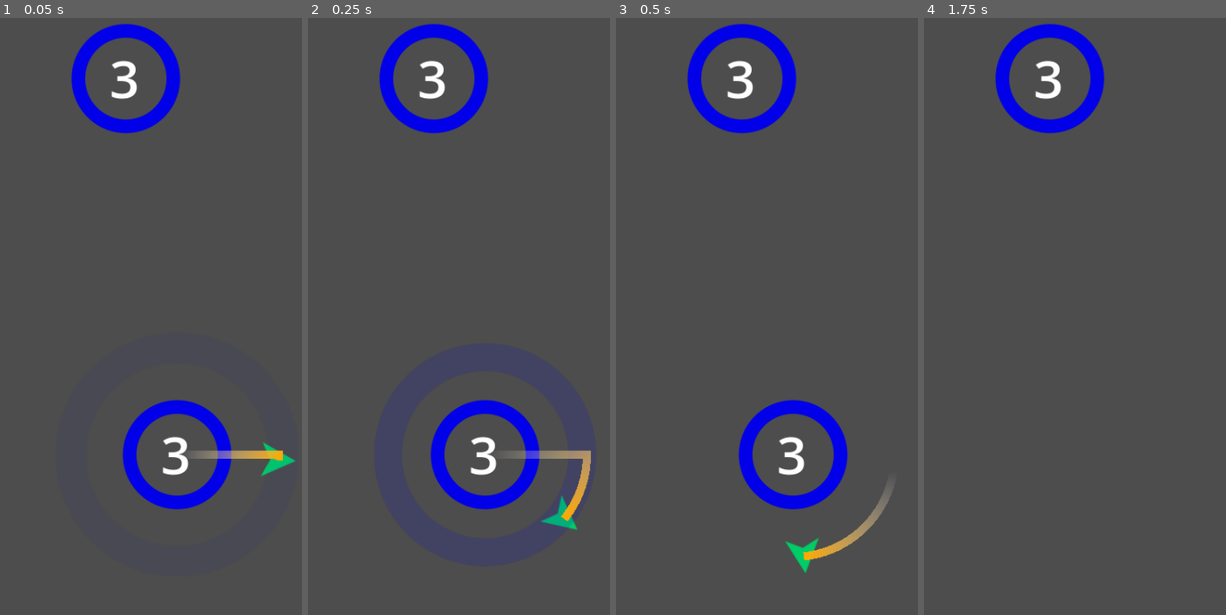
Above: before the commit, frames 1-4 (left to right).
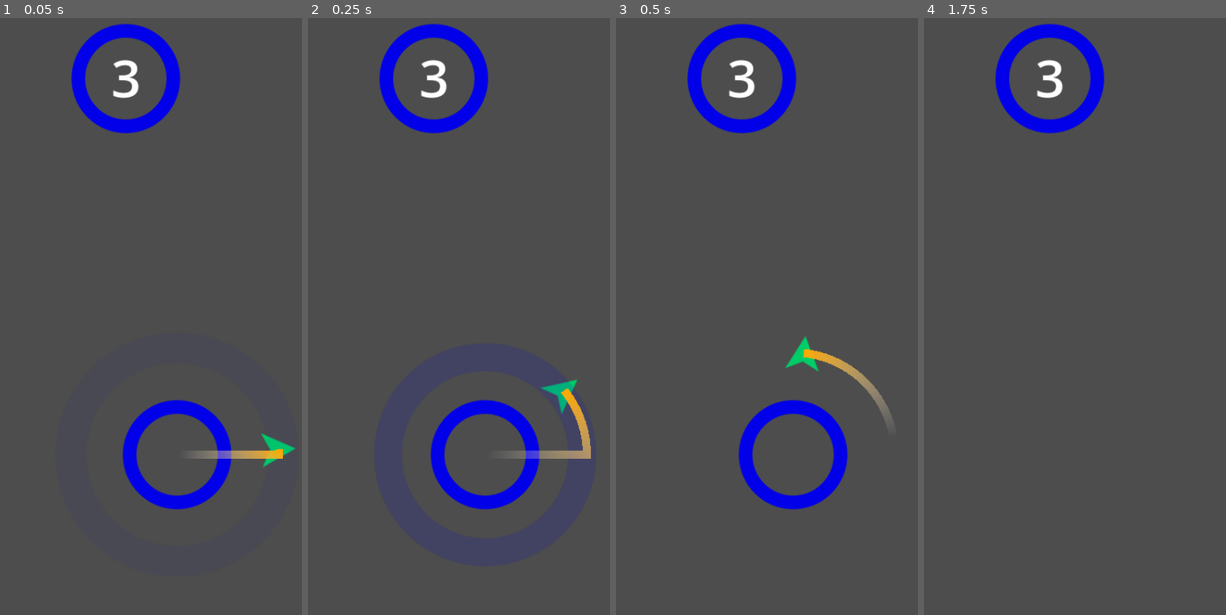
Above: after the commit, the same moments.

Repository: jrenato/circle_jump
Game: Godot game, scene res://Level/level.tscn
Same seed, same stepped clock (60 frames per second), same inputs: the game is played once before the commit and once after it.
Inputs (mouse positions are in pixels of both pictures, inside the frame that each line leads up to):
- Up to frame 1 (0.05 s): no input
- Up to frame 2 (0.25 s): no input
- Up to frame 3 (0.5 s): no input
- Up to frame 4 (1.75 s): move the mouse to (1186, 256) at 0.52 s; click (1186, 256) at 0.67 s; move the mouse to (1023, 328) at 1.27 s; click (1023, 328) at 1.42 s

The runs differ from the first frame. In frame 1, 0.8% of the frame differs, in the area x 36-98%, y 7-77%; in frame 2, 1.5%; in frame 3, 2.0%, in the area x 36-92%, y 7-93%; in frame 4, 0.2%.

Commit message:
Added radial progress bar to circles

Diff:
--- /dev/null
+++ b/Autoload/globals.gd
@@ -0,0 +1 @@
+extends Node
--- a/Circle/circle.gd
+++ b/Circle/circle.gd
@@ -4,13 +4,32 @@
 
 var jumper: Jumper = null
 
-var mode: MODE = MODE.STATIC
+var mode: MODE = MODE.STATIC:
+	set(value):
+		mode = value
+		update_mode()
+
+var radius: int = 100:
+	set(value):
+		radius = value
+		update_radius()
+
+var rotation_speed: float = PI:
+	set(value):
+		rotation_speed = value
+		if rotation_speed >= 0:
+			orbit_progress_bar.fill_mode = TextureProgressBar.FillMode.FILL_CLOCKWISE
+		else:
+			orbit_progress_bar.fill_mode = TextureProgressBar.FillMode.FILL_COUNTER_CLOCKWISE
+
+ # The angle where the orbit started
+var orbit_start: float = 0.0:
+	set(value):
+		orbit_start = value
+		orbit_progress_bar.radial_initial_angle = rad_to_deg(orbit_start + PI/2)
+
 var max_orbits: int = 3 # Number of orbits until the circle disappears
 var orbits_left: int = 0 # Number of orbits the jumper has completed
-var orbit_start: float = 0.0 # The angle where the orbit started
-
-var radius: int = 100
-var rotation_speed: float = PI
 
 @onready var pivot: Node2D = %Pivot
 @onready var collision_shape: CollisionShape2D = %CollisionShape2D
@@ -19,46 +38,47 @@
 @onready var orbit_position: Marker2D = %OrbitPosition
 @onready var animation_player: AnimationPlayer = %AnimationPlayer
 @onready var orbits_label: Label = %OrbitsLabel
+@onready var orbit_progress_bar: TextureProgressBar = %OrbitProgressBar
 
 
 func _ready() -> void:
 	sprite_effect.visible = false
+	radius = 100
 
-
-func init(_position: Vector2, _radius: int = radius, _mode=MODE.LIMITED):
-	position = _position
-	radius = _radius
-	update_mode(_mode)
 	rotation_speed *= pow(-1, randi() % 2)
-
-	collision_shape.shape = collision_shape.shape.duplicate()
-	collision_shape.shape.radius = radius
-	var img_size: float = sprite.texture.get_size().x / 2.0
-	sprite.scale = Vector2(1, 1) * radius / img_size
-	orbit_position.position.x = radius + 25
 
 
 func _process(delta: float) -> void:
 	pivot.rotation += rotation_speed * delta
 	if mode == MODE.LIMITED and jumper:
 		check_orbits()
+		update_ui()
 
 
-func update_mode(_mode: MODE) -> void:
-	mode = _mode
+func update_radius() -> void:
+	collision_shape.shape = collision_shape.shape.duplicate()
+	collision_shape.shape.radius = radius
+	var img_size: float = sprite.texture.get_size().x / 2.0
+	sprite.scale = Vector2(1, 1) * radius / img_size
+	orbit_progress_bar.scale = sprite.scale / 2.0
+	orbit_position.position.x = radius + 25
+
+
+func update_mode() -> void:
 	match mode:
 		MODE.STATIC:
 			orbits_label.hide()
+			orbit_progress_bar.hide()
 		MODE.LIMITED:
 			orbits_left = max_orbits
 			orbits_label.text = str(orbits_left)
 			orbits_label.show()
+			orbit_progress_bar.hide()
 
 
 func check_orbits() -> void:
 	if abs(pivot.rotation - orbit_start) >= 2 * PI:
 		orbits_left -= 1
-		orbits_label.text = str(orbits_left)
 
 		if orbits_left <= 0:
 			jumper.die()
@@ -68,11 +88,19 @@
 		orbit_start = pivot.rotation
 
 
+func update_ui() -> void:
+	if orbits_label.text != str(orbits_left):
+		orbits_label.text = str(orbits_left)
+	orbit_progress_bar.value = abs(pivot.rotation - orbit_start) / (2 * PI)
+
+
 func capture(player: Jumper) -> void:
 	jumper = player
 	animation_player.play("capture")
 	pivot.rotation = (jumper.position - position).angle()
 	orbit_start = pivot.rotation
+	if mode == MODE.LIMITED:
+		orbit_progress_bar.show()
 
 
 func implode() -> void:
--- a/Circle/circle.tscn
+++ b/Circle/circle.tscn
@@ -1,8 +1,9 @@
-[gd_scene load_steps=11 format=3 uid="uid://cj7a4lchc8gh8"]
+[gd_scene load_steps=12 format=3 uid="uid://cj7a4lchc8gh8"]
 
 [ext_resource type="Script" path="res://Circle/circle.gd" id="1_1qqjh"]
 [ext_resource type="Shader" path="res://Shaders/color.gdshader" id="1_g1c4m"]
 [ext_resource type="Texture2D" uid="uid://d2cyw3pwjae06" path="res://Assets/Images/circle_1.png" id="1_mknme"]
+[ext_resource type="Texture2D" uid="uid://bt7fwxlj42i5q" path="res://Assets/Images/circle_3.png" id="4_v6km0"]
 
 [sub_resource type="CircleShape2D" id="CircleShape2D_3iodi"]
 radius = 134.034
@@ -184,12 +185,61 @@
 "": SubResource("AnimationLibrary_tosk0")
 }
 
-[node name="OrbitsLabel" type="Label" parent="."]
-unique_name_in_owner = true
+[node name="UI" type="Control" parent="."]
+layout_mode = 3
+anchors_preset = 8
+anchor_left = 0.5
+anchor_top = 0.5
+anchor_right = 0.5
+anchor_bottom = 0.5
+offset_left = -75.0
+offset_top = -75.0
+offset_right = 75.0
+offset_bottom = 75.0
+grow_horizontal = 2
+grow_vertical = 2
+pivot_offset = Vector2(75, 75)
+size_flags_horizontal = 4
+size_flags_vertical = 4
+
+[node name="OrbitProgressBar" type="TextureProgressBar" parent="UI"]
+unique_name_in_owner = true
+layout_mode = 1
+anchors_preset = 8
+anchor_left = 0.5
+anchor_top = 0.5
+anchor_right = 0.5
+anchor_bottom = 0.5
+offset_left = -200.0
+offset_top = -200.0
+offset_right = 200.0
+offset_bottom = 200.0
+grow_horizontal = 2
+grow_vertical = 2
+scale = Vector2(0.5, 0.5)
+pivot_offset = Vector2(200, 200)
+max_value = 1.0
+step = 0.01
+fill_mode = 4
+texture_progress = ExtResource("4_v6km0")
+tint_under = Color(0, 0, 0, 0.270588)
+tint_progress = Color(1, 0, 0, 1)
+
+[node name="OrbitsLabel" type="Label" parent="UI"]
+unique_name_in_owner = true
+layout_mode = 1
+anchors_preset = 8
+anchor_left = 0.5
+anchor_top = 0.5
+anchor_right = 0.5
+anchor_bottom = 0.5
 offset_left = -74.0
-offset_top = -70.0
-offset_right = 71.0
-offset_bottom = 68.0
+offset_top = -77.0
+offset_right = 76.0
+offset_bottom = 73.0
+grow_horizontal = 2
+grow_vertical = 2
+pivot_offset = Vector2(75, 75)
 text = "1"
 label_settings = SubResource("LabelSettings_o45pg")
 horizontal_alignment = 1
--- a/Jumper/jumper.gd
+++ b/Jumper/jumper.gd
@@ -18,12 +18,6 @@
 	pass
 
 
-func _input(event: InputEvent) -> void:
-	if event is InputEventScreenTouch or event is InputEventMouseButton:
-		if target and event.is_pressed():
-			jump()
-
-
 func _physics_process(delta: float) -> void:
 	if target:
 		transform = target.orbit_position.global_transform
@@ -34,6 +28,12 @@
 	if trail.points.size() > trail_length:
 		trail.remove_point(0)
 	trail.add_point(position)
+
+
+func _input(event: InputEvent) -> void:
+	if event is InputEventScreenTouch or event is InputEventMouseButton:
+		if target and event.is_pressed():
+			jump()
 
 
 func jump() -> void:
--- a/Level/level.gd
+++ b/Level/level.gd
@@ -22,18 +22,22 @@
 
 func new_game() -> void:
 	camera.position = start_position.position
-	player = jumper_scene.instantiate()
-	player.position = start_position.position
-	add_child(player)
-	player.captured.connect(_on_jumper_captured)
-	spawn_circle(start_position.position)
+	spawn_jumper()
+	spawn_circle(start_position.position, Circle.MODE.STATIC)
 
 
-func spawn_circle(_position: Vector2) -> void:
+func spawn_jumper() -> void:
+	player = jumper_scene.instantiate()
+	add_child(player)
+	player.position = start_position.position
+	player.captured.connect(_on_jumper_captured)
+
+
+func spawn_circle(_position: Vector2, _mode: Circle.MODE) -> void:
 	var circle: Circle = circle_scene.instantiate()
+	add_child(circle)
 	circle.position = _position
-	add_child(circle)
-	circle.init(circle.position)
+	circle.mode = _mode
 
 
 func _on_jumper_captured(target_area: Area2D) -> void:
@@ -52,4 +56,4 @@
 	var next_circle_x: int = randi_range(-150, 150)
 	var next_circle_y: int = randi_range(-500, -400)
 	var next_circle_position: Vector2 = target_circle.position + Vector2(next_circle_x, next_circle_y)
-	spawn_circle.call_deferred(next_circle_position)
+	spawn_circle.call_deferred(next_circle_position, Circle.MODE.LIMITED)
Binary file added: Assets/Images/circle_3.png
Not shown, added: Assets/Images/circle_3.png.import
